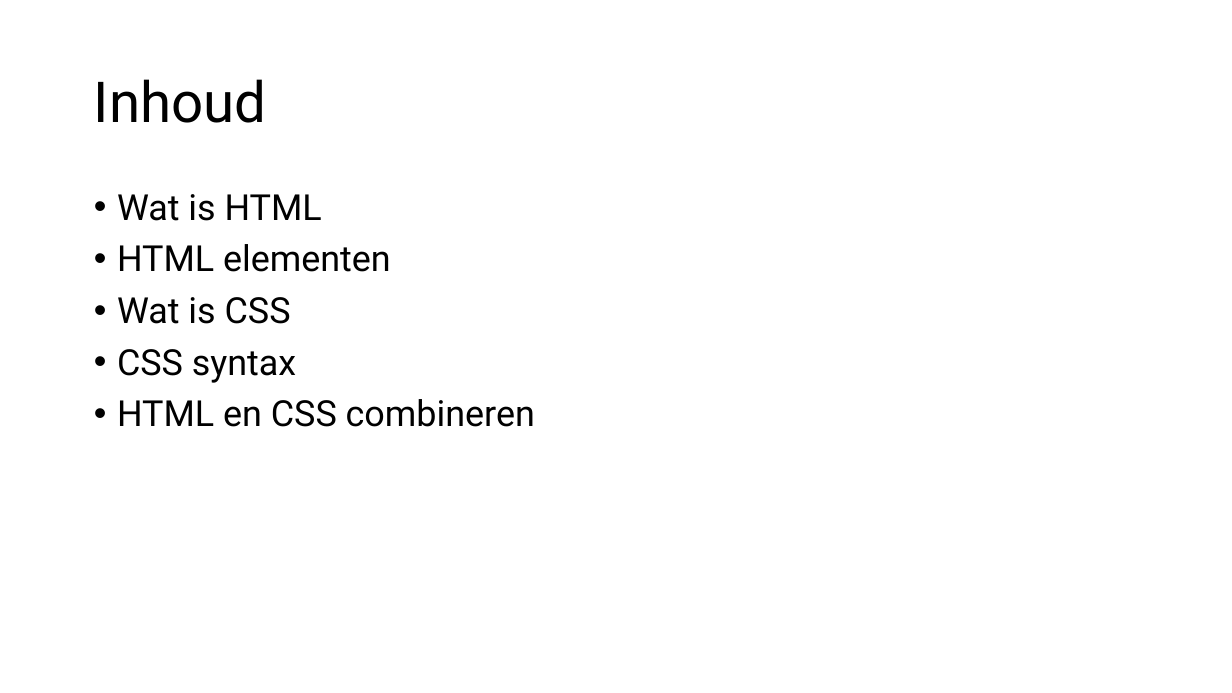
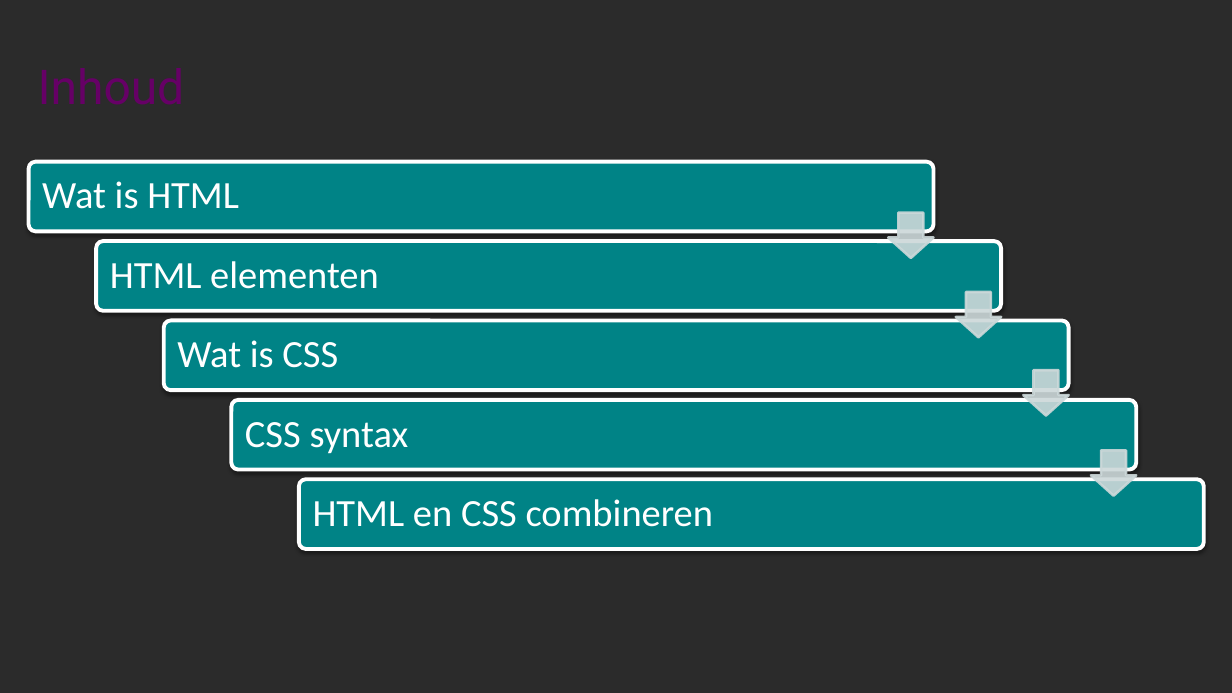
Before and after one commit to mandystoop/Webdesign, a slide deck: slide 2 of OnderzoeksframeworkHTMLCSS/HTMLCSS.pptx. Drawn at 1232x693 pixels with LibreOffice and Linux fonts; fonts in the diff are those of the drawing; background and template pictures are left out; a plain dark background stands for a picture behind light text. Boxes give left, top, right and bottom in pixels: in the first picture for what was removed or moved away, otherwise in the second. Text is boxed around its words. In the diff, an @@ line names an element or a change of style, - is before the commit and + after.

```diff
--- a/OnderzoeksframeworkHTMLCSS/HTMLCSS.pptx
+++ b/OnderzoeksframeworkHTMLCSS/HTMLCSS.pptx
@@ background #FFFFFF to picture (left out) @@
@@ title "Inhoud": place and size @@
-title "Inhoud" at (94, 79, 267, 123)
+title "Inhoud" at (29, 28, 1204, 143)
@@ title "Inhoud" at (29, 28, 1204, 143): size 44 to 37.3 pt, text colour #000000 to #660066; line spacing 0.9 to 1 @@
@@ text removed at (117, 194, 535, 427) @@
-• Wat is HTML
-• HTML elementen
-• Wat is CSS
-• CSS syntax
-• HTML en CSS combineren
@@ group added at (29, 162, 1204, 549): 5 rounded rectangles, 5 texts, 4 down arrows @@
+Wat is HTML
+HTML elementen
+Wat is CSS
+CSS syntax
+HTML en CSS combineren
```
Also in this commit, not shown: 7 other slides changed, 1 other file.
